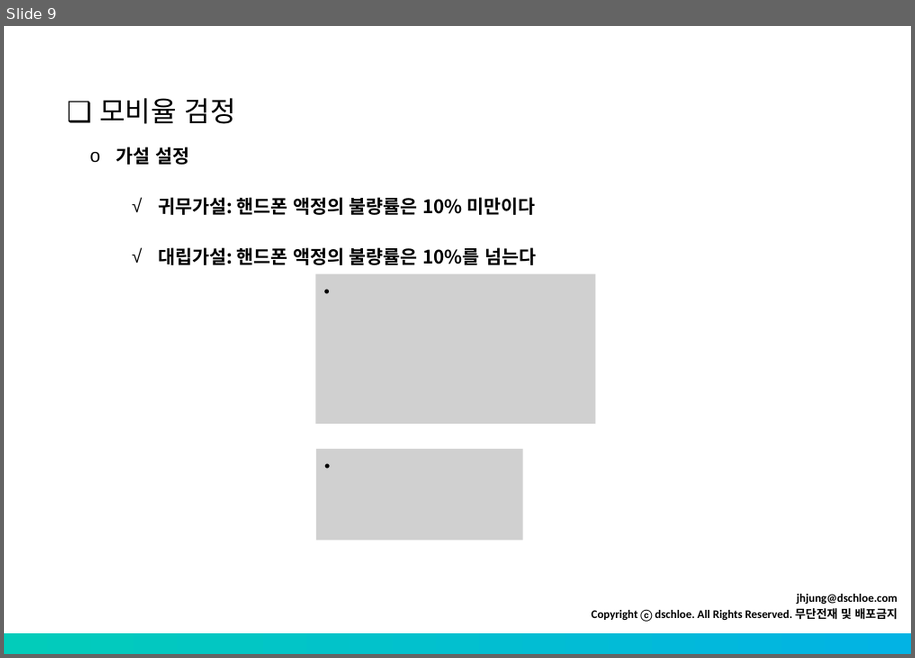
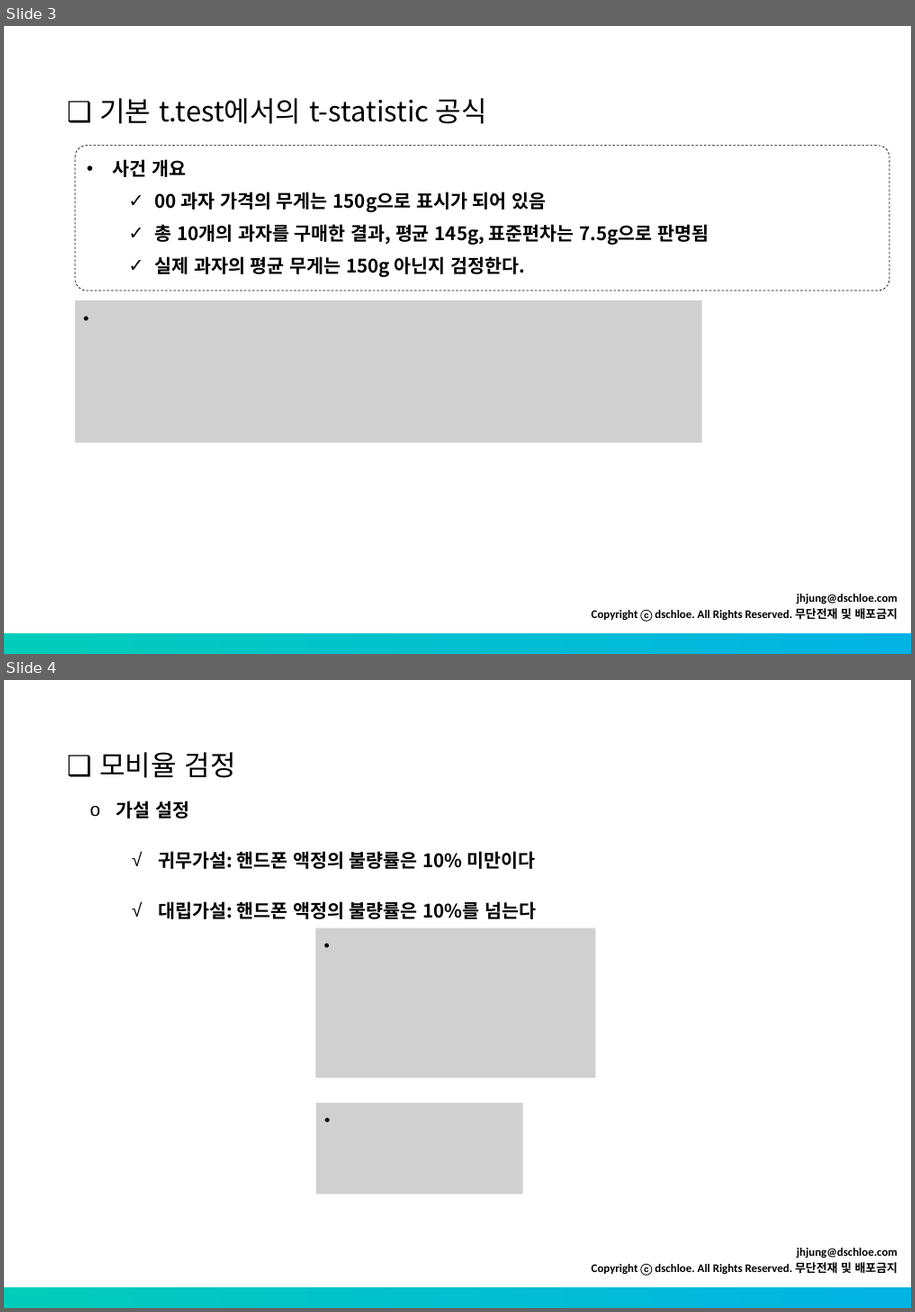
Before and after one commit to ycko725/R_edu, a slide deck: source_2021/2_day_stat_regression/source/기초통계 - t-test.pptx. Shown one above the other, each under a label of ours: slide 9 before the commit, slides 3 and 4 after it. The pictures are 915x658 and 915x1312 pixels, drawn with LibreOffice and Linux fonts; fonts in the diff are those of the drawing; grey boxes stand for pictures. Boxes give left, top, right and bottom in pixels: in the first picture for what was removed or moved away, otherwise in the second. Text is boxed around its words. In the diff, an @@ line names an element or a change of style, - is before the commit and + after.

```diff
--- a/source_2021/2_day_stat_regression/source/기초통계 - t-test.pptx
+++ b/source_2021/2_day_stat_regression/source/기초통계 - t-test.pptx
@@ slide 3 added at [4, 26, 911, 654], background #FFFFFF; not listed: 2 template elements that a slide beside it also shows @@
@@ text added at [99, 98, 487, 124], 24 pt, text #000000 @@
+❑ 기본 t.test에서의 t-statistic 공식
@@ rounded rectangle added at [75, 146, 890, 291], outline #000000 0.5 pt dashed, 16 pt, text #000000, bold @@
+• 사건 개요
+  ✓ 00 과자 가격의 무게는 150g으로 표시가 되어 있음
+  ✓ 총 10개의 과자를 구매한 결과, 평균 145g, 표준편차는 7.5g으로 판명됨
+  ✓ 실제 과자의 평균 무게는 150g 아닌지 검정한다.
@@ picture added at [75, 300, 702, 444] @@
@@ what was slide 9 is now slide 4 @@
```
Also in this commit, not shown: 1 slide changed, 3 other slides added, 3 slides removed, 1 other file.
